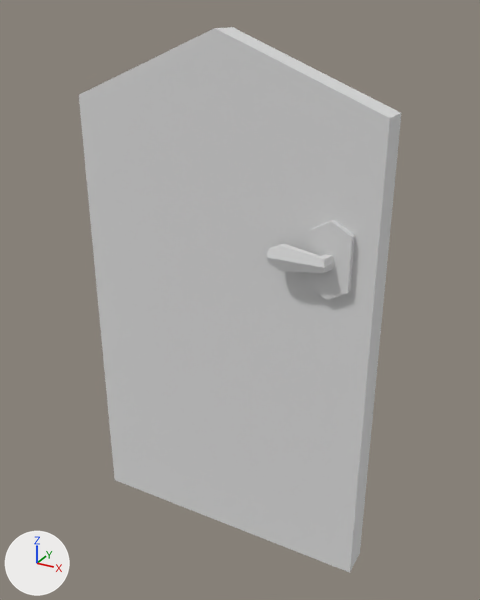
What one commit did to the glTF model public/models/fence-stone-gate-small.glb.
Both versions are drawn from a 50 mm lens placed at (1.49, -1.71, 1.745), pointed at (0.533, 0.031, 0.874). Lighting does not change. The marker at lower left points along +X, +Y and +Z. Where no turn or scale is listed for an object, it has been applied to the vertices.

Objects in the first picture: 'fence-stone-gate-small'.
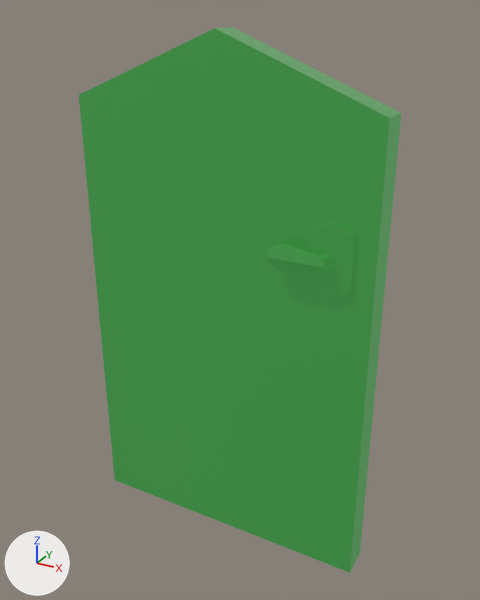
What differs and where, as boxes (x1, y1, x2, y2) in the pictures (480 x 600 px):
'fence-stone-gate-small', recoloured (grey to green): (79, 27, 401, 573) in both

The change, as a list of edits to the scene's bpy script:
```text
Add img_base:
    img_base = load_image('base', '_unpacked/base', 1024, 1024, 'sRGB')
Add mat_lowpoly_colors_001:
    mat_lowpoly_colors_001 = bpy.data.materials.new('LOWPOLY-COLORS.001')
    # uses the picture img_base
Change me_fence_stone_gate_small:
    where me_fence_stone_gate_small.from_pydata(...)  # 92 vertices, 160 faces; spans x 0.0..1.0, y -0.12..0.12, z 0.0..1.7
    remove me_fence_stone_gate_small.materials.append(mat_lowpoly_colors)  # white #e7e7e7
    add me_fence_stone_gate_small.materials.append(mat_lowpoly_colors_001)
```
